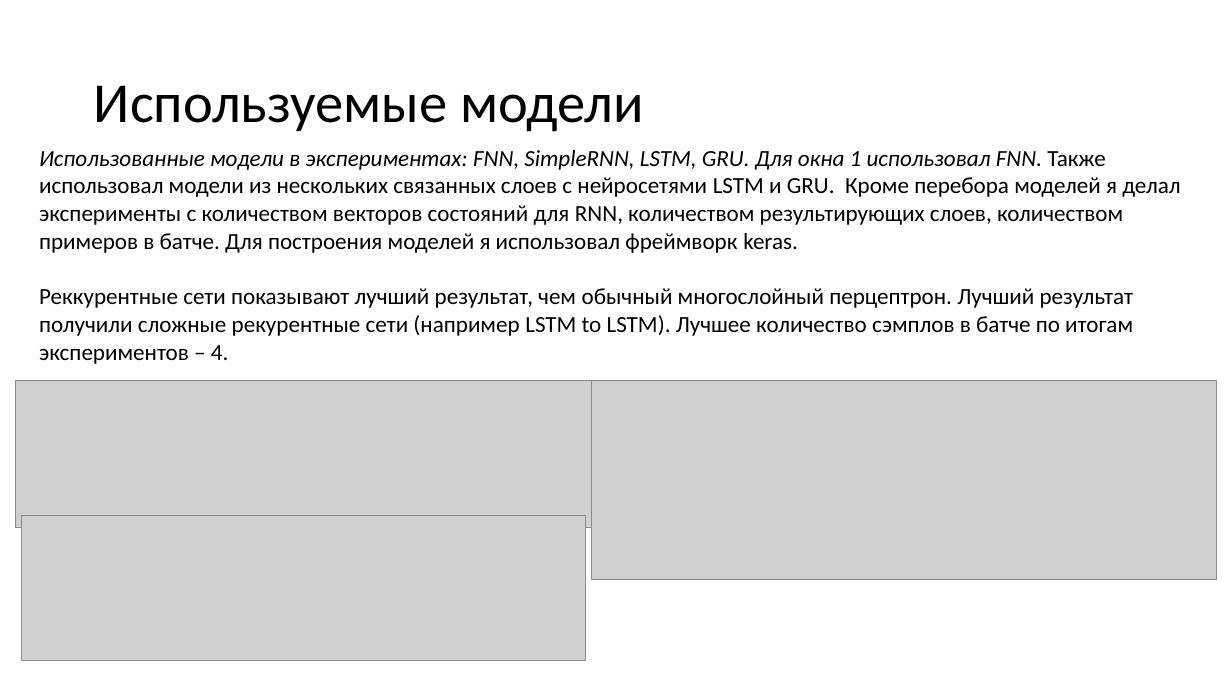
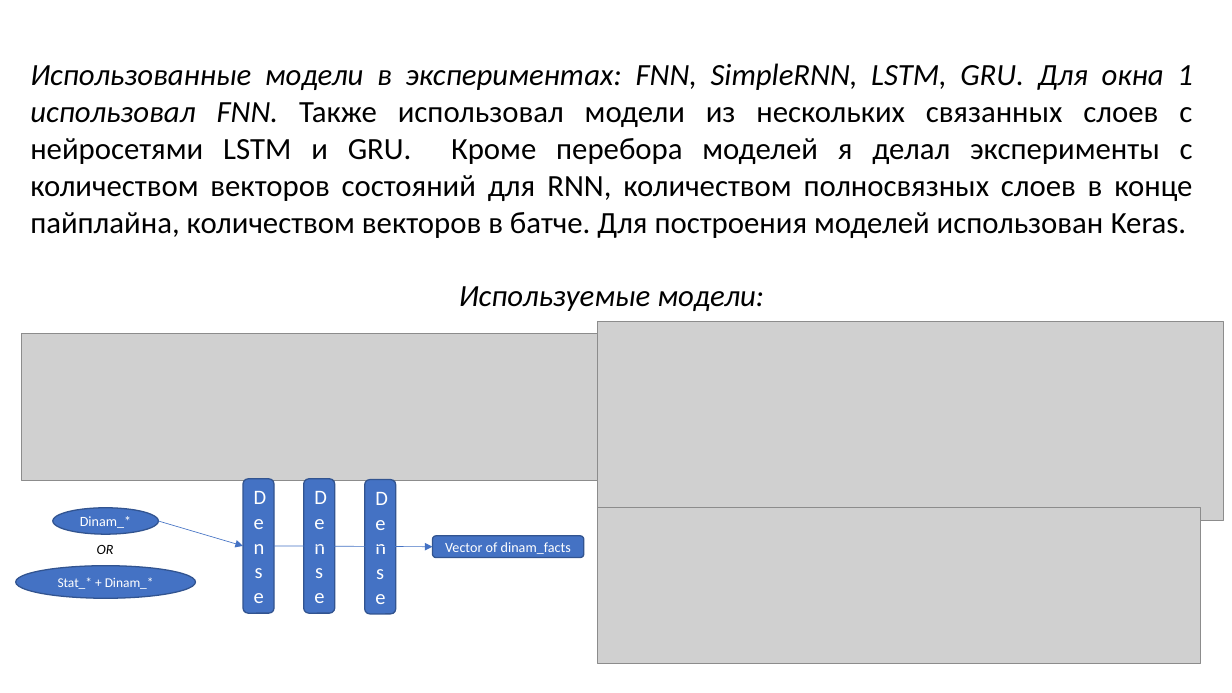
Before and after one commit to geniusserg/CovidPredict, a slide deck: slide 3 of docs/Отчет по НИР December.pptx. Drawn at 1232x693 pixels with LibreOffice and Linux fonts; fonts in the diff are those of the drawing; grey boxes stand for pictures. Boxes give left, top, right and bottom in pixels: in the first picture for what was removed or moved away, otherwise in the second. Text is boxed around its words. In the diff, an @@ line names an element or a change of style, - is before the commit and + after.

```diff
--- a/docs/Отчет по НИР December.pptx
+++ b/docs/Отчет по НИР December.pptx
@@ text at (30,63,1193,311): text changed; size 18 to 24 pt @@
-Использованные модели в экспериментах: FNN, SimpleRNN, LSTM, GRU. Для окна 1 использовал FNN. Также использовал модели из нескольких связанных слоев с нейросетями LSTM и GRU. Кроме перебора моделей я делал эксперименты с количеством векторов состояний для RNN, количеством результирующих слоев, количеством примеров в батче. Для построения моделей я использовал фреймворк keras.
-Реккурентные сети показывают лучший результат, чем обычный многослойный перцептрон. Лучший результат получили сложные рекурентные сети (например LSTM to LSTM). Лучшее количество сэмплов в батче по итогам экспериментов – 4.
+Использованные модели в экспериментах: FNN, SimpleRNN, LSTM, GRU. Для окна 1 использовал FNN. Также использовал модели из нескольких связанных слоев с нейросетями LSTM и GRU. Кроме перебора моделей я делал эксперименты с количеством векторов состояний для RNN, количеством полносвязных слоев в конце пайплайна, количеством векторов в батче. Для построения моделей использован Keras.
+Используемые модели:
@@ title removed at (94,85,644,132) @@
-Используемые модели
@@ picture: place and size @@
-picture at (592,381,1217,580)
+picture at (598,322,1224,521)
@@ picture: place and size @@
-picture at (15,381,592,528)
+picture at (21,334,598,481)
@@ rounded rectangle added at (243,479,274,613), fill #4472C4, outline #325491 1 pt, 16 pt, text #FFFFFF @@
+Dense
@@ rounded rectangle added at (304,479,335,613), fill #4472C4, outline #325491 1 pt, 16 pt, text #FFFFFF @@
+Dense
@@ ellipse added at (53,508,158,535), fill #4472C4, outline #325491 1 pt, 11 pt, text #FFFFFF @@
+Dinam_*
@@ rounded rectangle added at (365,480,396,614), fill #4472C4, outline #325491 1 pt, 16 pt, text #FFFFFF @@
+Dense
@@ picture: place and size @@
-picture at (21,516,586,661)
+picture at (598,508,1202,664)
@@ arrow added from (158, 521) to (243, 546), #4472C4 0.5 pt @@
@@ rounded rectangle added at (433,536,584,558), fill #4472C4, outline #325491 1 pt, 11 pt, text #FFFFFF @@
+Vector of dinam_facts
@@ ellipse added at (16,566,196,598), fill #4472C4, outline #325491 1 pt, 10.5 pt, text #FFFFFF @@
+Stat_* + Dinam_*
@@ text added at (97,545,114,554), 11 pt, text #000000, italic @@
+OR
@@ arrow added from (274, 546) to (433, 547), #4472C4 0.5 pt @@
```
Also in this commit, not shown: 3 other slides changed, 6 slides added, 2 slides removed, 6 other files.
